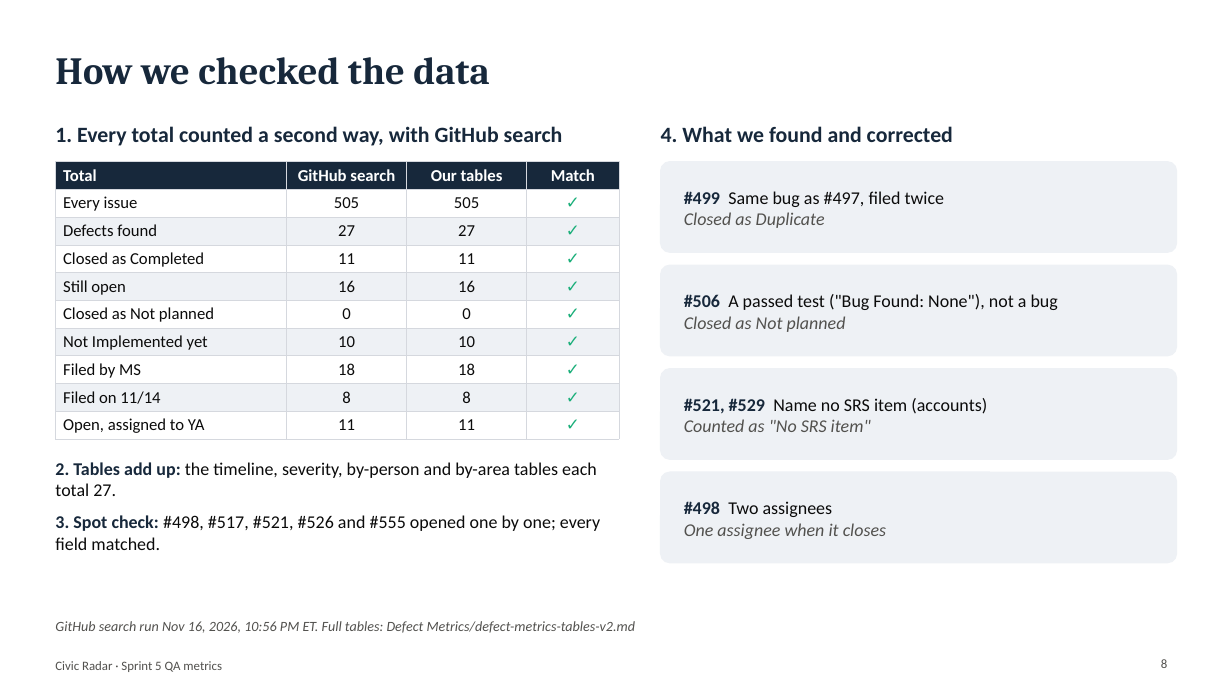
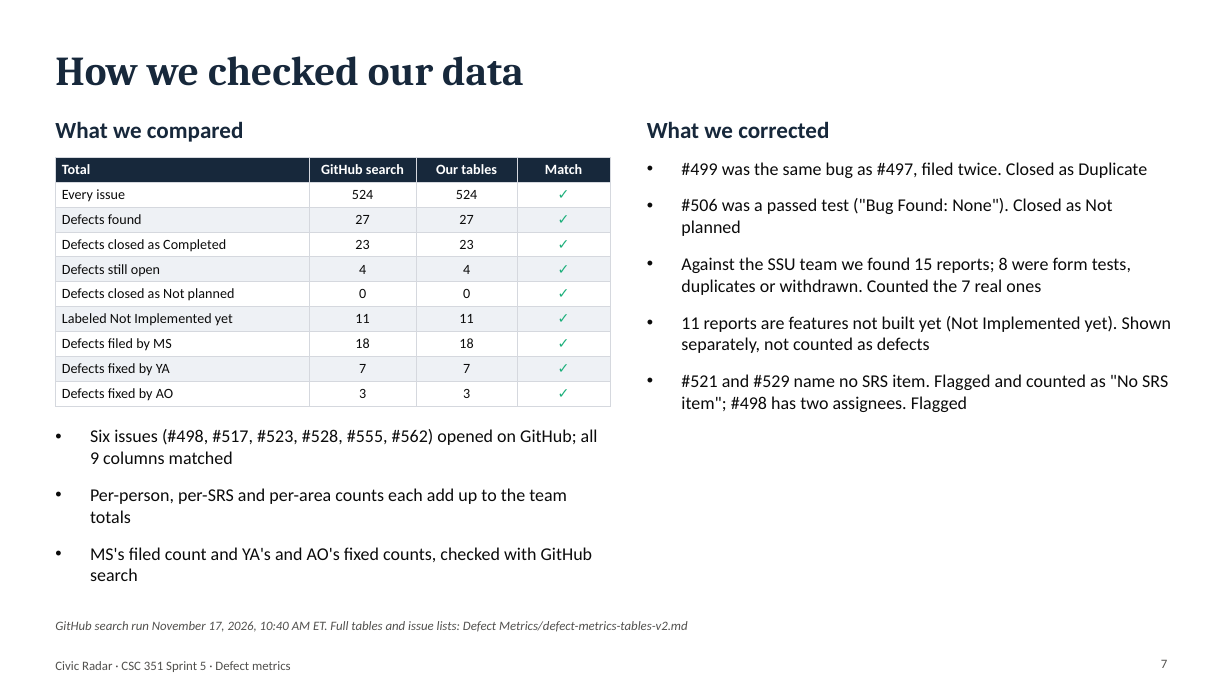
Before and after one commit to Civic-Radar/civicradar-project, a slide deck: slide 7 of Defect Metrics/Civic Radar Defect Metrics.pptx (slide 8 before the commit). Drawn at 1232x693 pixels with LibreOffice and Linux fonts; fonts in the diff are those of the drawing. Boxes give left, top, right and bottom in pixels: in the first picture for what was removed or moved away, otherwise in the second. Text is boxed around its words. In the diff, an @@ line names an element or a change of style, - is before the commit and + after.

Commit message:
Refresh Phase B defect metrics after the team's last merges and follow the lecture example
Pulled from GitHub on November 17, 2026 at 10:34 AM ET: 27 defects found, 23 closed, 4 open. Lines of code recounted with cloc on main (6bd95e3): 12,675, so 2.1 defects per KLOC.

Defects by person now include the 7 real reports our team filed against the team we tested (SonjaSeferasi/ssu-starter-app-v2); form tests, duplicates and one withdrawn report are listed and left out. Charts now have labeled axes, and defect clusters add a full defects-by-SRS-item chart and table that add up to 27. Severity table adds average days to fix.

The slides follow the CSC 351 Defect Metrics lecture example. Removed the PNG charts and their scripts, since the deck's native charts replace them. checks.py reruns the GitHub search cross-checks.

```diff
--- a/Defect Metrics/Civic Radar Defect Metrics.pptx
+++ b/Defect Metrics/Civic Radar Defect Metrics.pptx
@@ title at [55,56,524,86]: text changed; size 30 to 32 pt @@
-How we checked the data
+How we checked our data
@@ text removed at [55,126,563,146] @@
-1. Every total counted a second way, with GitHub search
@@ text added at [55,121,243,142], 18 pt, text #17283B, bold @@
+What we compared
@@ text at [647,121,829,138]: text changed; size 17 to 18 pt @@
-4. What we found and corrected
+What we corrected
@@ table at [55,157,610,405] @@
-row 2, column 2: 505
+row 2, column 2: 524
-row 2, column 3: 505
+row 2, column 3: 524
-row 4: Closed as Completed | 11 | 11 | ✓
+row 4: Defects closed as Completed | 23 | 23 | ✓
-row 5: Still open | 16 | 16 | ✓
+row 5: Defects still open | 4 | 4 | ✓
-row 6, column 1: Closed as Not planned
+row 6, column 1: Defects closed as Not planned
-row 7: Not Implemented yet | 10 | 10 | ✓
+row 7: Labeled Not Implemented yet | 11 | 11 | ✓
-row 8, column 1: Filed by MS
+row 8, column 1: Defects filed by MS
-row 9: Filed on 11/14 | 8 | 8 | ✓
+row 9: Defects fixed by YA | 7 | 7 | ✓
-row 10: Open, assigned to YA | 11 | 11 | ✓
+row 10: Defects fixed by AO | 3 | 3 | ✓
@@ size 13 to 11 pt in "Total", "GitHub search", "Our tables", "Match" and 17 more places @@
@@ table: place and size @@
-table at [55,162,619,437]
+table at [55,157,610,405]
@@ rounded rectangle removed at [661,162,1177,252] @@
@@ text added at [681,162,1171,412], 14 pt, text #0B0B0B @@
+• #499 was the same bug as #497, filed twice. Closed as Duplicate
+• #506 was a passed test ("Bug Found: None"). Closed as Not planned
+• Against the SSU team we found 15 reports; 8 were form tests, duplicates or withdrawn. Counted the 7 real ones
+• 11 reports are features not built yet (Not Implemented yet). Shown separately, not counted as defects
+• #521 and #529 name no SRS item. Flagged and counted as "No SRS item"; #498 has two assignees. Flagged
@@ text removed at [684,191,945,228] @@
-#499 Same bug as #497, filed twice
-Closed as Duplicate
@@ rounded rectangle removed at [661,265,1177,356] @@
@@ text removed at [684,294,1058,332] @@
-#506 A passed test ("Bug Found: None"), not a bug
-Closed as Not planned
@@ rounded rectangle removed at [661,369,1177,459] @@
@@ text removed at [684,398,987,432] @@
-#521, #529 Name no SRS item (accounts)
-Counted as "No SRS item"
@@ text added at [90,429,598,581], 14 pt, text #0B0B0B @@
+• Six issues (#498, #517, #523, #528, #555, #562) opened on GitHub; all 9 columns matched
+• Per-person, per-SRS and per-area counts each add up to the team totals
+• MS's filed count and YA's and AO's fixed counts, checked with GitHub search
@@ text removed at [55,462,600,550] @@
-2. Tables add up: the timeline, severity, by-person and by-area tables each total 27.
-3. Spot check: #498, #517, #521, #526 and #555 opened one by one; every field matched.
@@ rounded rectangle removed at [661,472,1177,563] @@
@@ text removed at [684,501,886,539] @@
-#498 Two assignees
-One assignee when it closes
@@ text at [55,621,688,632]: text changed; size 11 to 10 pt @@
-GitHub search run Nov 16, 2026, 10:56 PM ET. Full tables: Defect Metrics/defect-metrics-tables-v2.md
+GitHub search run November 17, 2026, 10:40 AM ET. Full tables and issue lists: Defect Metrics/defect-metrics-tables-v2.md
@@ page number at [1161,659,1167,668]: text changed @@
-8
+7
@@ text at [55,661,291,672]: text changed @@
-Civic Radar · Sprint 5 QA metrics
+Civic Radar · CSC 351 Sprint 5 · Defect metrics
```
Also in this commit, not shown: 6 other slides changed, 1 slide added, 3 slides removed, 16 other files.
